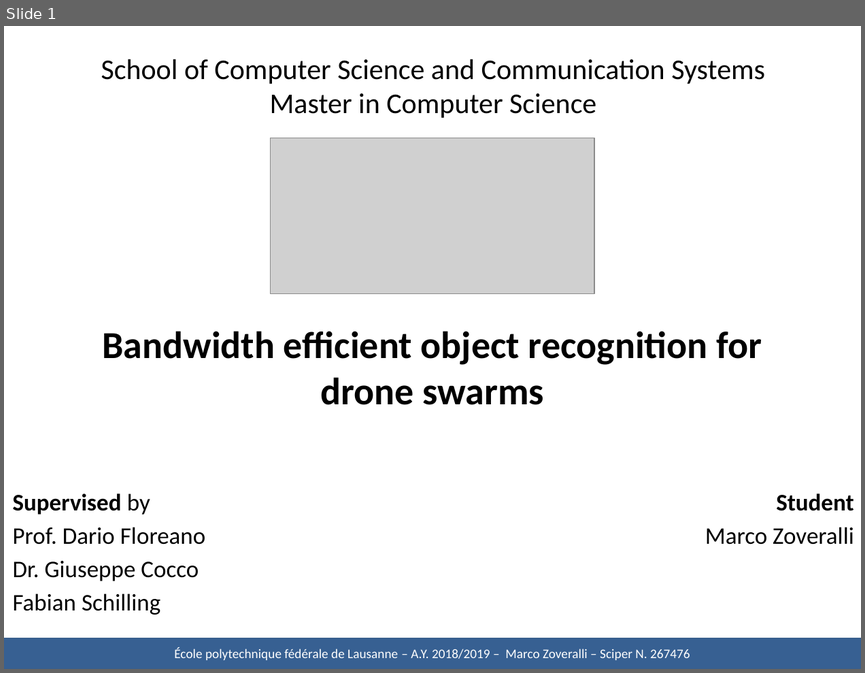
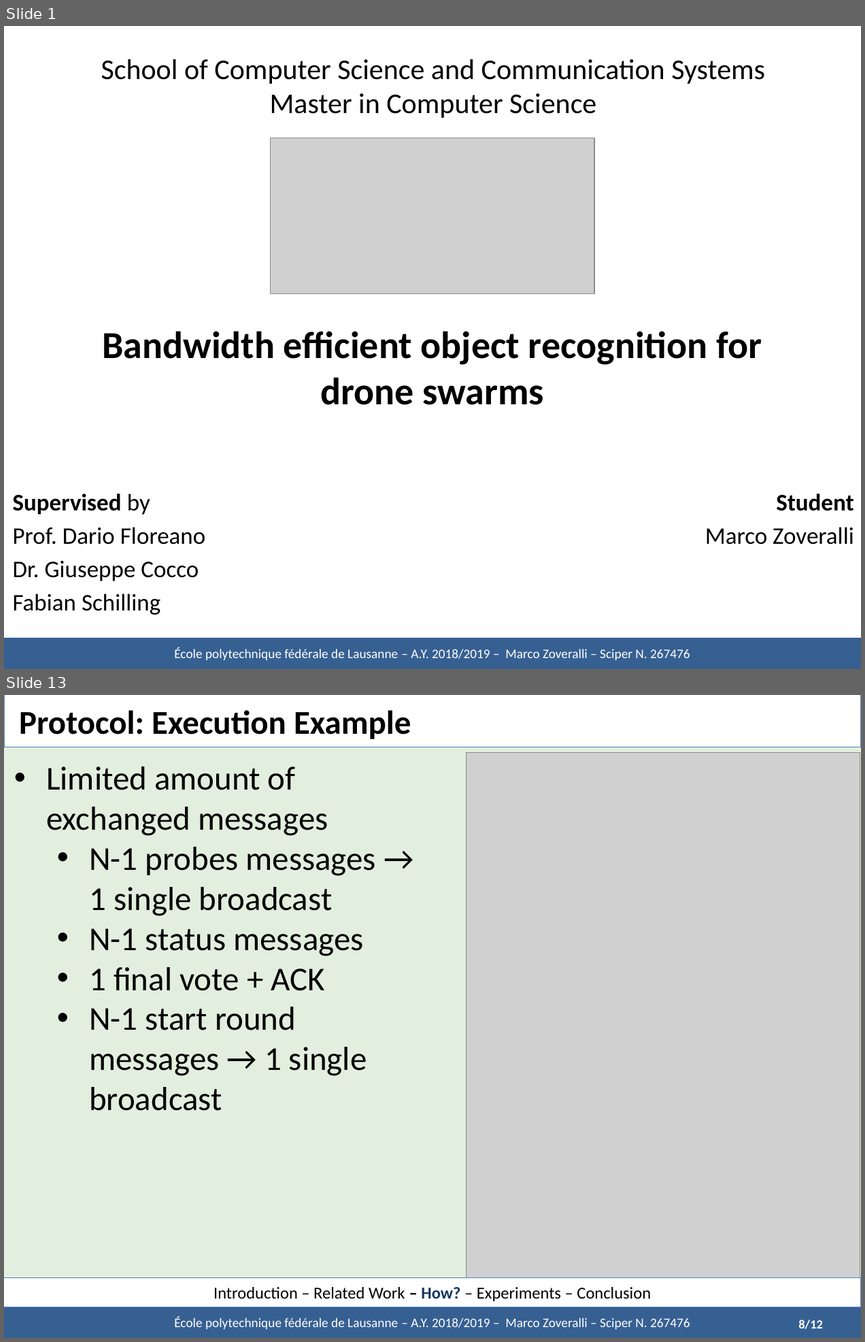
Before and after one commit to marcozov/semester_report, a slide deck: midterm presentation - UPDATED/Defence - Zoveralli.pptx. Shown one above the other, each under a label of ours: slide 1 before the commit, slides 1 and 13 after it; the slides between them are not shown. The pictures are 865x673 and 865x1342 pixels, drawn with LibreOffice and Linux fonts; fonts in the diff are those of the drawing; grey boxes stand for pictures. Boxes give left, top, right and bottom in pixels: in the first picture for what was removed or moved away, otherwise in the second. Text is boxed around its words. In the diff, an @@ line names an element or a change of style, - is before the commit and + after.

```diff
--- a/midterm presentation - UPDATED/Defence - Zoveralli.pptx
+++ b/midterm presentation - UPDATED/Defence - Zoveralli.pptx
@@ slide 13 added at <box>4,695,861,1338</box>, background #E3EFDE @@
@@ title added at <box>4,695,861,747</box>, fill #FFFFFF, outline #4F81BD 0.75 pt, 28 pt, text #000000, bold @@
+Protocol: Execution Example
@@ picture added at <box>466,752,860,1278</box> @@
@@ text added at <box>46,766,376,1110</box>, 28 pt, text #000000 @@
+• Limited amount of exchanged messages
+  • N-1 probes messages → 1 single broadcast
+  • N-1 status messages
+  • 1 final vote + ACK
+  • N-1 start round messages → 1 single broadcast
@@ rectangle added at <box>4,1278,861,1307</box>, fill #FFFFFF, outline #4F81BD 0.75 pt, 14 pt, text #000000 @@
+Introduction – Related Work – How? – Experiments – Conclusion
@@ rectangle added at <box>4,1307,861,1338</box>, fill #376092, outline #3A5F8C 0 pt, 11 pt, text #FFFFFF @@
+École polytechnique fédérale de Lausanne – A.Y. 2018/2019 – Marco Zoveralli – Sciper N. 267476
@@ text added at <box>797,1319,820,1329</box>, 10 pt, text #FFFFFF, bold @@
+1/11
@@ text added at <box>798,1319,823,1329</box>, 10.5 pt, text #FFFFFF, bold @@
+8/12
```
Also in this commit, not shown: 15 slides changed, 7 other slides added, 31 other files.
